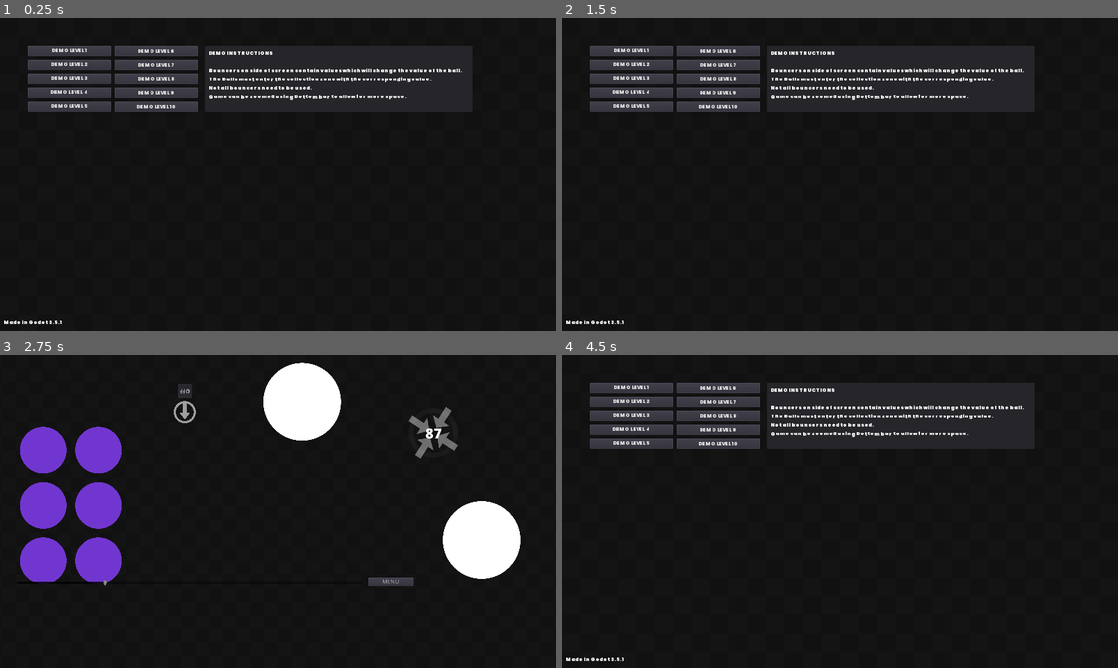
Above: before the commit, frames 1-4 (two rows, left to right).
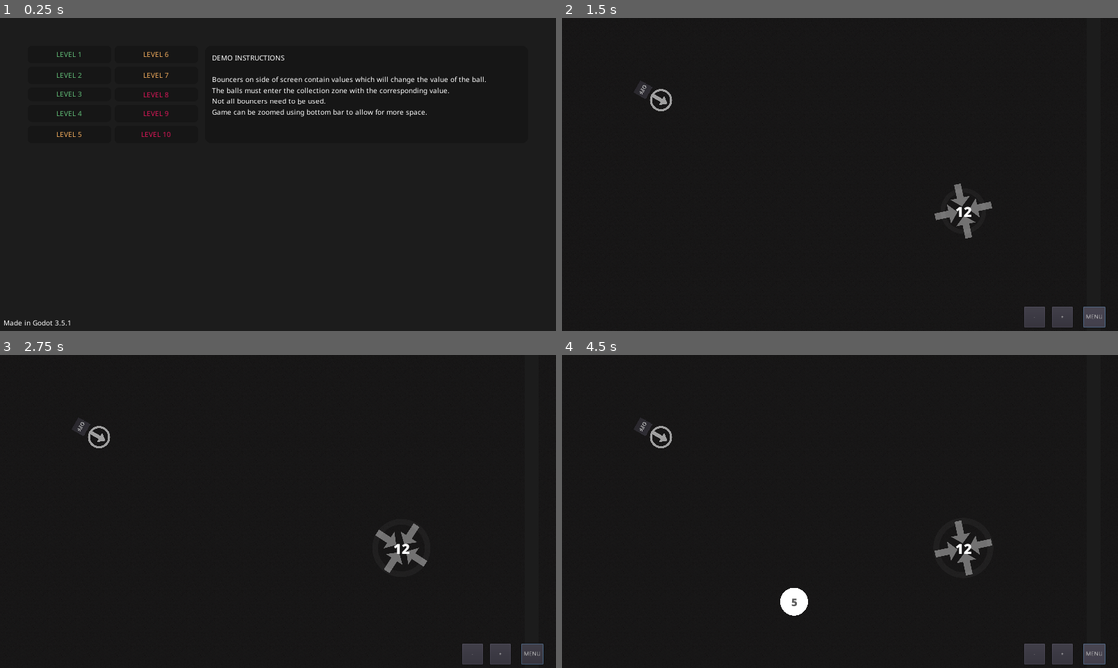
Above: after the commit, the same moments.

Repository: Masonzk/2023TSAVGDSOURCE
Game: Godot game, scene res://Scenes/Menu.tscn
Same seed, same stepped clock (60 frames per second), same inputs: the game is played once before the commit and once after it.
Inputs (mouse positions are in pixels of both pictures, inside the frame that each line leads up to):
- Up to frame 1 (0.25 s): no input
- Up to frame 2 (1.5 s): click "DEMO LEVEL 2" (after the commit: "LEVEL 2") at 0.5 s; click "MENU" at 1.25 s
- Up to frame 3 (2.75 s): click (66, 414) at 2 s, where only the run before the commit has a clickable "DEMO LEVEL 3"
- Up to frame 4 (4.5 s): click "MENU" at 2.75 s; click (628, 430) at 3.5 s, where only the run before the commit has a clickable "DEMO LEVEL 4"; click "MENU" at 4.25 s

The runs differ from the first frame. In frame 1, 7.2% of the frame differs, in the area x 0-88%, y 8-99%; in frame 2, 7.3%; in frame 3, 14%, in the area x 3-98%, y 2-99%; in frame 4, 7.6%.
Error before the commit: Invalid get index '0' (on base: 'Array'). (res://Code/Bounce.gd:38)
Error after the commit: Parse Error: Indented block expected after declaration of "respawn" function. (res://Code/Level.gd:34)

Commit message:
Diego dont mess with the fuckin menu it keeps resetting

Diff:
--- a/Code/Bounce.gd
+++ b/Code/Bounce.gd
@@ -4,6 +4,8 @@
 var held = false
 
 var stored = true
+
+var in_trash = false
 
 #export var formula_change : Dictionary
 #export var visible_formula_change : String
@@ -69,6 +71,10 @@
 	if Input.is_action_just_released("mouse_left") and held:
 		held = false
 		Globals.holding = false
+		if in_trash:
+			get_parent().get_parent().get_parent().respawn_ball(expression)
+			$AnimationPlayer.play("destroy")
+			queue_free()
 
 	#Track mouse position
 	if held:
--- a/Code/Level.gd
+++ b/Code/Level.gd
@@ -29,6 +29,8 @@
 	zoom.y = clamp(zoom.y, 0.5, 2)
 	#$ColorRect.rect_position.x = -(1280*(zoom.x-1)) / 2
 
+func respawn(expression):
+
 func _on_ZoomInButton_pressed():
 	zoom -= Vector2(0.25, 0.25)
 
--- a/Scenes/Bounce.tscn
+++ b/Scenes/Bounce.tscn
@@ -9,6 +9,9 @@
 
 [sub_resource type="CircleShape2D" id=1]
 radius = 55.0
+
+[sub_resource type="Animation" id=3]
+resource_name = "destroy"
 
 [node name="Bounce" type="StaticBody2D" groups=["bounce"]]
 script = ExtResource( 2 )
@@ -39,5 +42,8 @@
 align = 1
 valign = 1
 
+[node name="AnimationPlayer" type="AnimationPlayer" parent="."]
+anims/destroy = SubResource( 3 )
+
 [connection signal="mouse_entered" from="Area2D" to="." method="_on_Area2D_mouse_entered"]
 [connection signal="mouse_exited" from="Area2D" to="." method="_on_Area2D_mouse_exited"]
--- a/Scenes/Menu.tscn
+++ b/Scenes/Menu.tscn
@@ -1,108 +1,110 @@
-[gd_scene load_steps=6 format=2]
+[gd_scene load_steps=3 format=2]
 
 [ext_resource path="res://Code/Menu.gd" type="Script" id=1]
-[ext_resource path="res://Textures/background.png" type="Texture" id=2]
-[ext_resource path="res://Poppins-Black.ttf" type="DynamicFontData" id=3]
-
-[sub_resource type="DynamicFont" id=1]
-size = 12
-font_data = ExtResource( 3 )
-
-[sub_resource type="Theme" id=2]
-default_font = SubResource( 1 )
+[ext_resource path="res://Shaders/main.tres" type="Theme" id=3]
 
 [node name="Menu" type="Control"]
 anchor_right = 1.0
 anchor_bottom = 1.0
-theme = SubResource( 2 )
+theme = ExtResource( 3 )
 script = ExtResource( 1 )
 
-[node name="Sprite" type="Sprite" parent="."]
-scale = Vector2( 1.33333, 1.33333 )
-texture = ExtResource( 2 )
-centered = false
+[node name="ColorRect" type="ColorRect" parent="."]
+anchor_right = 1.0
+anchor_bottom = 1.0
+color = Color( 0.109804, 0.109804, 0.109804, 1 )
 
 [node name="Button" type="Button" parent="."]
 margin_left = 64.0
 margin_top = 64.0
 margin_right = 256.0
-margin_bottom = 85.0
-text = "DEMO LEVEL 1"
+margin_bottom = 104.0
+custom_colors/font_color = Color( 0.372549, 0.721569, 0.454902, 1 )
+text = "LEVEL 1"
 
 [node name="Button2" type="Button" parent="."]
 margin_left = 64.0
-margin_top = 96.0
+margin_top = 112.0
 margin_right = 256.0
-margin_bottom = 116.0
-text = "DEMO LEVEL 2"
+margin_bottom = 152.0
+custom_colors/font_color = Color( 0.372549, 0.721569, 0.454902, 1 )
+text = "LEVEL 2"
 
 [node name="Button3" type="Button" parent="."]
 margin_left = 64.0
-margin_top = 128.0
+margin_top = 160.0
 margin_right = 256.0
-margin_bottom = 148.0
-text = "DEMO LEVEL 3"
+margin_bottom = 191.0
+custom_colors/font_color = Color( 0.372549, 0.721569, 0.454902, 1 )
+text = "LEVEL 3"
 
 [node name="Button4" type="Button" parent="."]
 margin_left = 64.0
-margin_top = 160.0
+margin_top = 200.0
 margin_right = 256.0
-margin_bottom = 180.0
-text = "DEMO LEVEL 4"
+margin_bottom = 239.0
+custom_colors/font_color = Color( 0.372549, 0.721569, 0.454902, 1 )
+text = "LEVEL 4"
 
 [node name="Button5" type="Button" parent="."]
 margin_left = 64.0
-margin_top = 192.0
+margin_top = 248.0
 margin_right = 256.0
-margin_bottom = 212.0
-text = "DEMO LEVEL 5"
+margin_bottom = 288.0
+custom_colors/font_color = Color( 0.929412, 0.662745, 0.352941, 1 )
+text = "LEVEL 5"
 
 [node name="Button6" type="Button" parent="."]
 margin_left = 264.0
 margin_top = 64.0
 margin_right = 456.0
-margin_bottom = 88.0
-text = "DEMO LEVEL 6"
+margin_bottom = 104.0
+custom_colors/font_color = Color( 0.929412, 0.662745, 0.352941, 1 )
+text = "LEVEL 6"
 
 [node name="Button7" type="Button" parent="."]
 margin_left = 264.0
-margin_top = 96.0
+margin_top = 112.0
 margin_right = 456.0
-margin_bottom = 120.0
-text = "DEMO LEVEL 7"
+margin_bottom = 152.0
+custom_colors/font_color = Color( 0.929412, 0.662745, 0.352941, 1 )
+text = "LEVEL 7"
 
 [node name="Button8" type="Button" parent="."]
 margin_left = 264.0
-margin_top = 128.0
+margin_top = 160.0
 margin_right = 456.0
-margin_bottom = 152.0
-text = "DEMO LEVEL 8"
+margin_bottom = 192.0
+custom_colors/font_color = Color( 0.85098, 0.0862745, 0.341176, 1 )
+text = "LEVEL 8"
 
 [node name="Button9" type="Button" parent="."]
 margin_left = 264.0
-margin_top = 160.0
+margin_top = 200.0
 margin_right = 456.0
-margin_bottom = 184.0
-text = "DEMO LEVEL 9"
+margin_bottom = 240.0
+custom_colors/font_color = Color( 0.85098, 0.0862745, 0.341176, 1 )
+text = "LEVEL 9"
 
 [node name="Button10" type="Button" parent="."]
 margin_left = 264.0
-margin_top = 192.0
+margin_top = 248.0
 margin_right = 456.0
-margin_bottom = 216.0
-text = "DEMO LEVEL 10"
+margin_bottom = 288.0
+custom_colors/font_color = Color( 0.85098, 0.0862745, 0.341176, 1 )
+text = "LEVEL 10"
 
 [node name="Panel" type="Panel" parent="."]
 margin_left = 472.0
 margin_top = 64.0
-margin_right = 1088.0
-margin_bottom = 216.0
+margin_right = 1216.0
+margin_bottom = 288.0
 
 [node name="Label" type="Label" parent="."]
-margin_left = 480.0
-margin_top = 72.0
-margin_right = 1080.0
-margin_bottom = 208.0
+margin_left = 488.0
+margin_top = 80.0
+margin_right = 1200.0
+margin_bottom = 259.0
 text = "DEMO INSTRUCTIONS
 
 Bouncers on side of screen contain values which will change the value of the ball.
Not shown: 1 places in Scenes/Bounce.tscn that only renumber resources
